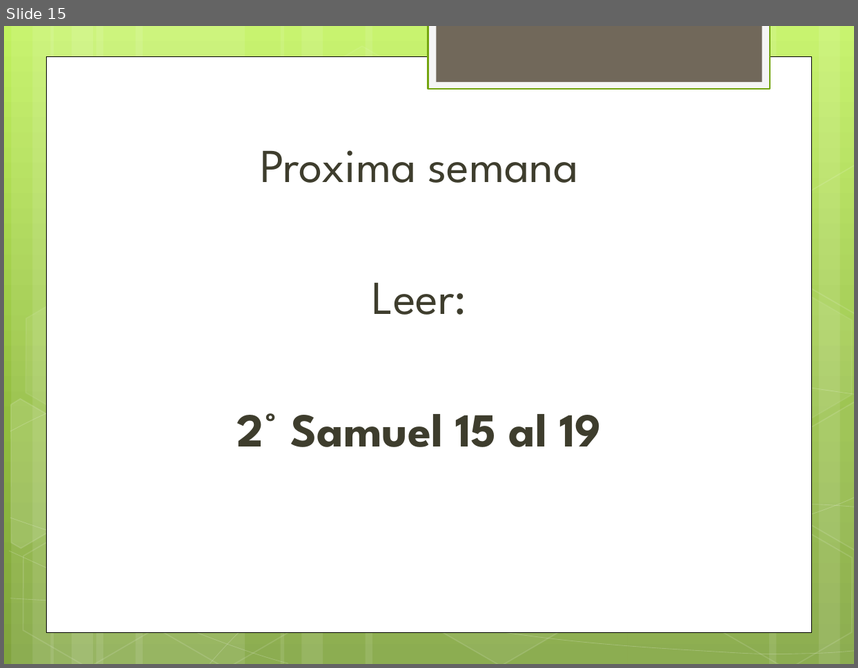
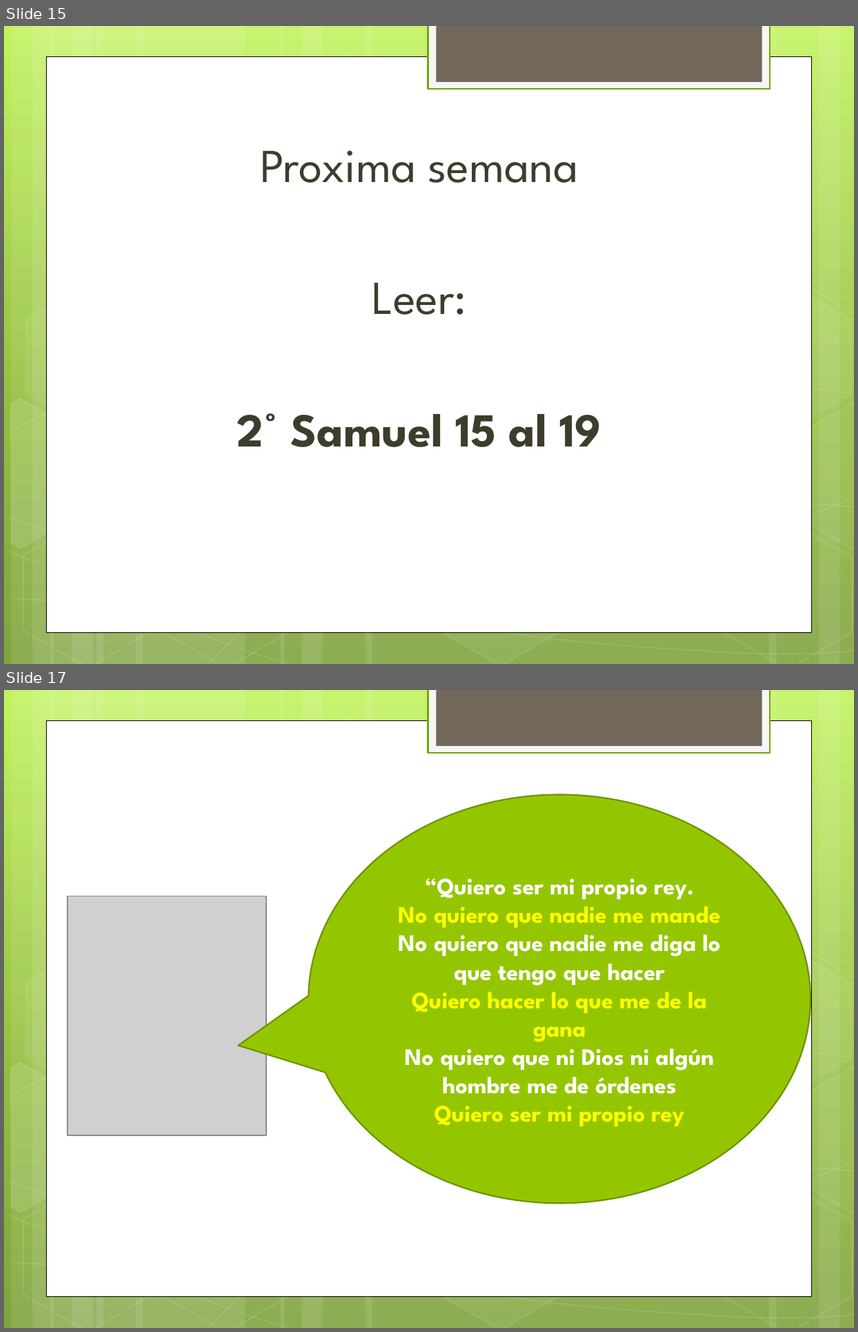
Before and after one commit to afols/iglesia, a slide deck: trunk/ iglesia --username adrianfols/Escuela Dominical/12 personajes/PPTs/El Rebelde Absalón.pptx. Shown one above the other, each under a label of ours: slide 15 before the commit, slides 15 and 17 after it; the slides between them are not shown. The pictures are 858x668 and 858x1332 pixels, drawn with LibreOffice and Linux fonts; fonts in the diff are those of the drawing; grey boxes stand for pictures. Boxes give left, top, right and bottom in pixels: in the first picture for what was removed or moved away, otherwise in the second. Text is boxed around its words. In the diff, an @@ line names an element or a change of style, - is before the commit and + after.

```diff
--- a/trunk/ iglesia --username adrianfols/Escuela Dominical/12 personajes/PPTs/El Rebelde Absalón.pptx
+++ b/trunk/ iglesia --username adrianfols/Escuela Dominical/12 personajes/PPTs/El Rebelde Absalón.pptx
@@ slide 17 added at [4,690,854,1328], background gradient #C3F35F to #93BF3F to #81A53E; not listed: 31 template elements that a slide beside it also shows @@
@@ speech bubble added at [308,795,811,1203], fill #94C600, outline #6D9200 1.25 pt, 20 pt, text #FFFFFF, bold @@
+“Quiero ser mi propio rey.
+No quiero que nadie me mande
+No quiero que nadie me diga lo que tengo que hacer
+Quiero hacer lo que me de la gana
+No quiero que ni Dios ni algún hombre me de órdenes
+Quiero ser mi propio rey
@@ picture added at [67,896,267,1136] @@
```
Also in this commit, not shown: 4 other slides added, 13 other files.
